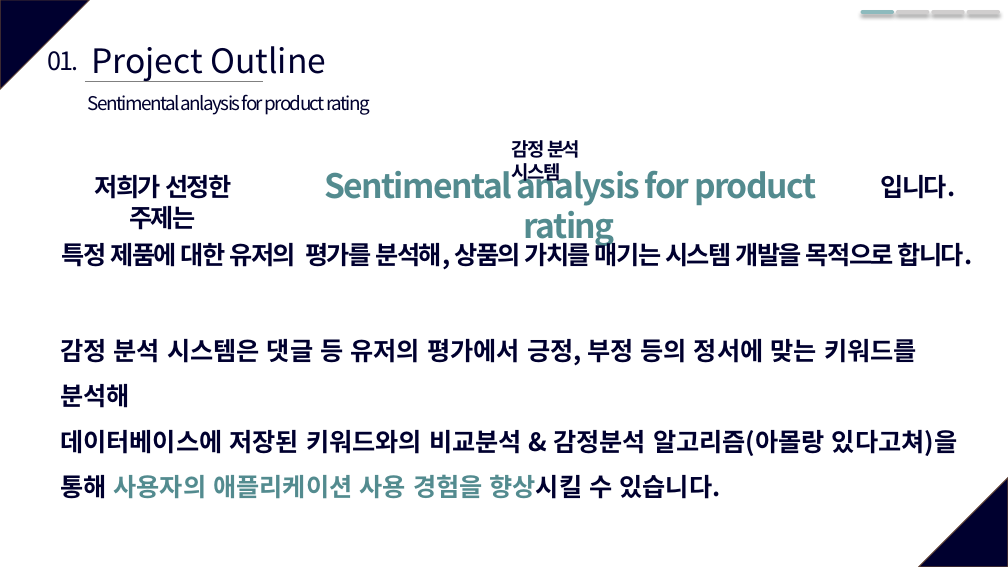
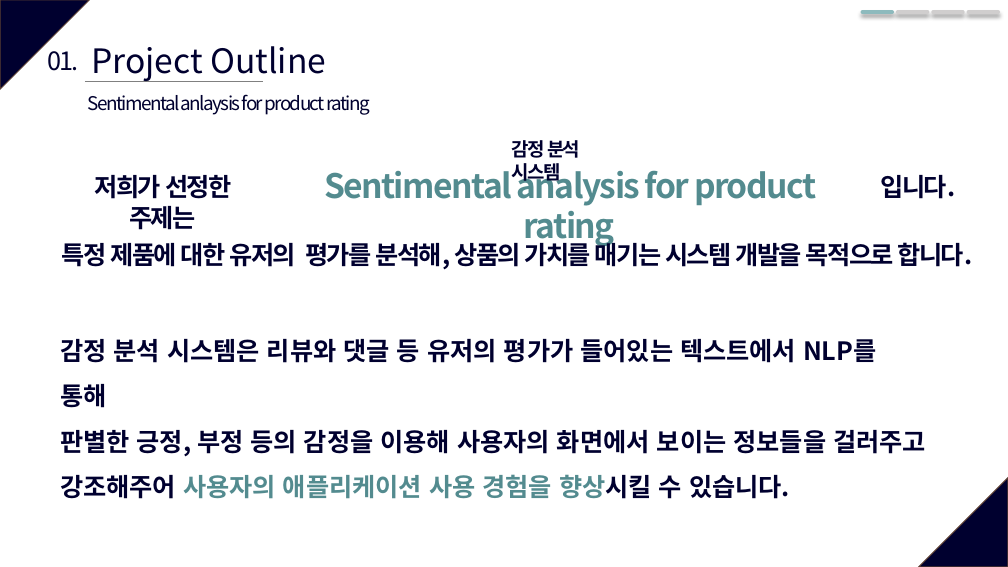
Before and after one commit to SWE-15-Team/Sentiment-Analysis-System, a slide deck: slide 3 of 04_22_Checkpoint_1st_DomainModel추가본.pptx. Drawn at 1008x567 pixels with LibreOffice and Linux fonts; fonts in the diff are those of the drawing. Boxes give left, top, right and bottom in pixels: in the first picture for what was removed or moved away, otherwise in the second. Text is boxed around its words. In the diff, an @@ line names an element or a change of style, - is before the commit and + after.

```diff
--- a/04_22_Checkpoint_1st_DomainModel추가본.pptx
+++ b/04_22_Checkpoint_1st_DomainModel추가본.pptx
@@ text at box(60, 339, 926, 499): text changed @@
-감정 분석 시스템은 댓글 등 유저의 평가에서 긍정, 부정 등의 정서에 맞는 키워드를 분석해
-데이터베이스에 저장된 키워드와의 비교분석 & 감정분석 알고리즘(아몰랑 있다고쳐)을
-통해 사용자의 애플리케이션 사용 경험을 향상시킬 수 있습니다.
+감정 분석 시스템은 리뷰와 댓글 등 유저의 평가가 들어있는 텍스트에서 NLP를 통해
+판별한 긍정, 부정 등의 감정을 이용해 사용자의 화면에서 보이는 정보들을 걸러주고
+강조해주어 사용자의 애플리케이션 사용 경험을 향상시킬 수 있습니다.
```
Also in this commit, not shown: 3 other slides changed.
